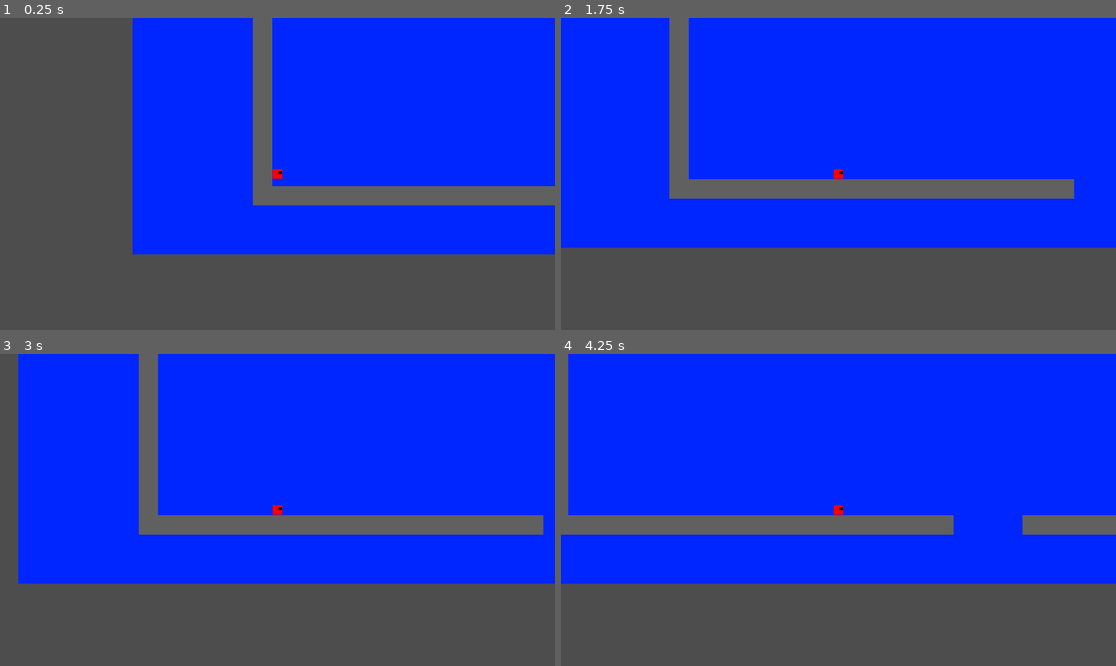
Above: before the commit, frames 1-4 (two rows, left to right).
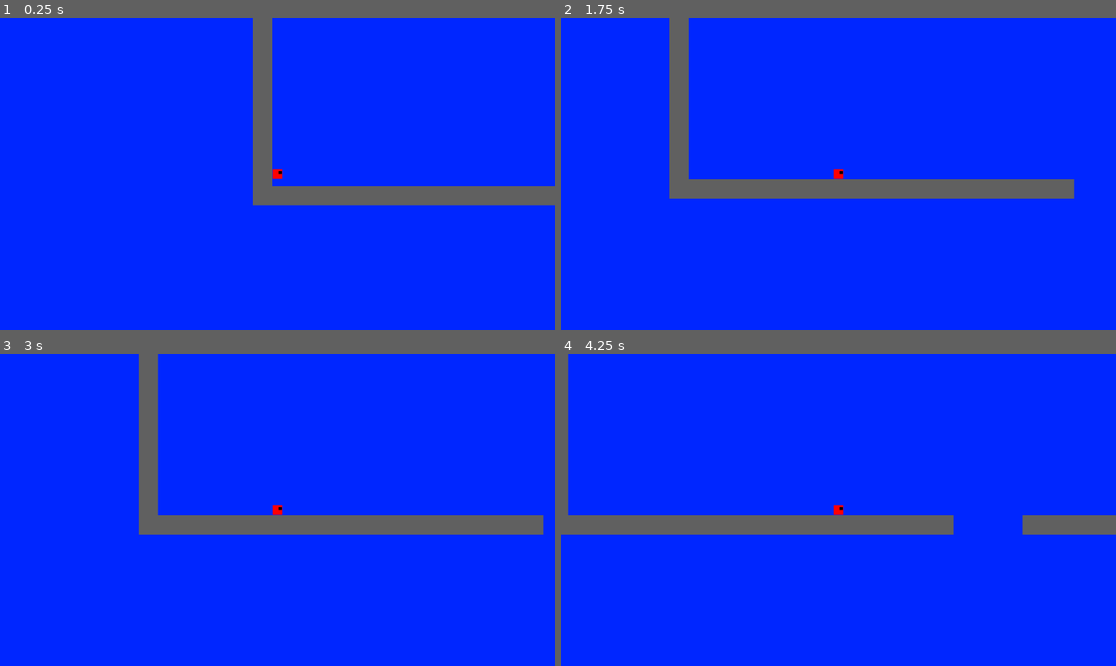
Above: after the commit, the same moments.

Repository: aduImperfect/SquarePlatformer
Game: Godot game, scene res://TSCN/main.tscn
The game is run twice, just before and just after one commit, with the same random seed, the same clock (stepped at 60 frames per second) and the same inputs.
Inputs:
- Up to frame 1 (0.25 s): no input
- Up to frame 2 (1.75 s): tap Enter at 0.5 s; hold Right from 0.53 s (still down); tap Up at 0.77, 1.52 s
- Up to frame 3 (3 s): release Right at 2.03 s; hold Left 2.03-2.78 s; hold Right from 2.78 s (still down)
- Up to frame 4 (4.25 s): keep holding Right; tap Up at 3.02, 3.77 s

The runs differ from the first frame. In frame 1, 42% of the frame differs, in the area x 0-100%, y 0-100%; in frame 2, 27%; in frame 3, 29%; in frame 4, 27%.

Commit message:
Player Death and expanding background for a larger size

Diff:
--- a/square-platformer/TSCN/background.tscn
+++ b/square-platformer/TSCN/background.tscn
@@ -6,5 +6,5 @@
 
 [node name="Background" type="Sprite2D" parent="." unique_id=193099]
 z_index = -10
-scale = Vector2(2, 1)
+scale = Vector2(100, 100)
 texture = ExtResource("1_jqbka")
--- a/square-platformer/TSCN/player_input_mgr.gd
+++ b/square-platformer/TSCN/player_input_mgr.gd
@@ -21,6 +21,8 @@
 @export var is_jumping : bool = false
 @export var grounded : bool = true
 
+@export var playerStartPos : Vector2
+
 # Called when the node enters the scene tree for the first time.
 func _ready() -> void:
 	up_speed = 0.0
@@ -36,6 +38,7 @@
 	no_input = false
 	is_jumping = false
 	grounded = true
+	playerStartPos = position
 
 # Called every frame. 'delta' is the elapsed time since the previous frame.
 func _process(_delta: float) -> void:
@@ -55,6 +58,8 @@
 			up_speed -= _delta * up_speed_dec
 		else:
 			up_speed = up_speed_min
+
+	_player_death()
 
 func _physics_process(_delta: float) -> void:
 	position.x += _delta * horiz_speed
@@ -89,3 +94,12 @@
 			is_jumping = true
 		else:
 			is_jumping = false
+
+func _player_death() -> void:
+	if position.y > 150.0:
+		position = playerStartPos
+		up_speed = 0.0
+		horiz_speed = 0.0
+		no_input = false
+		is_jumping = false
+		grounded = true
